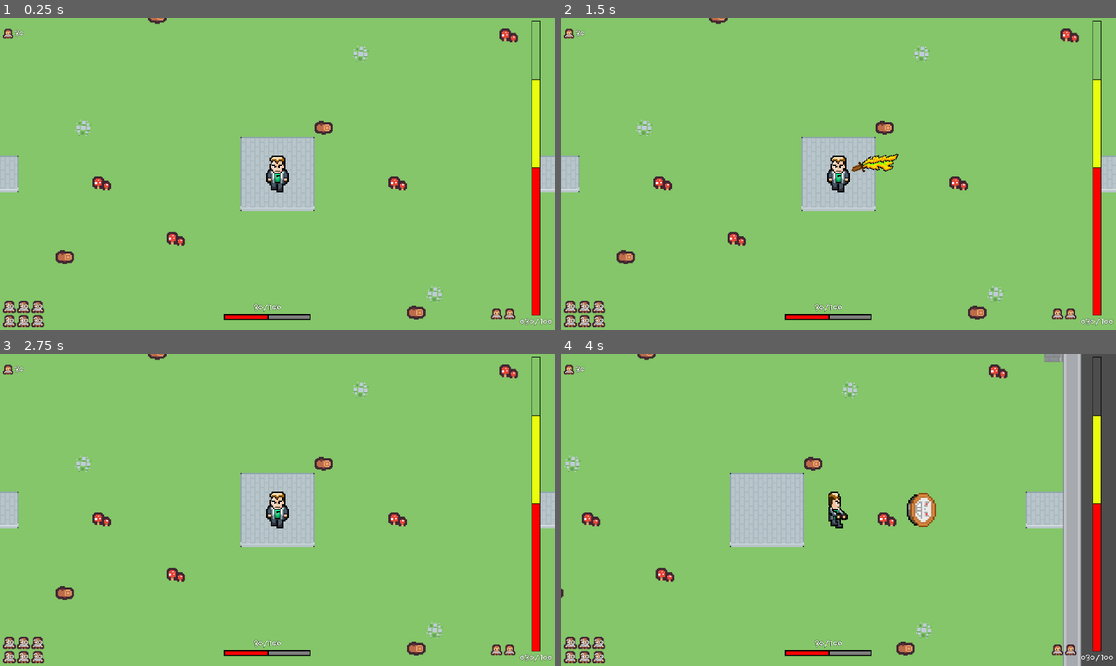
Above: before the commit, frames 1-4 (two rows, left to right).
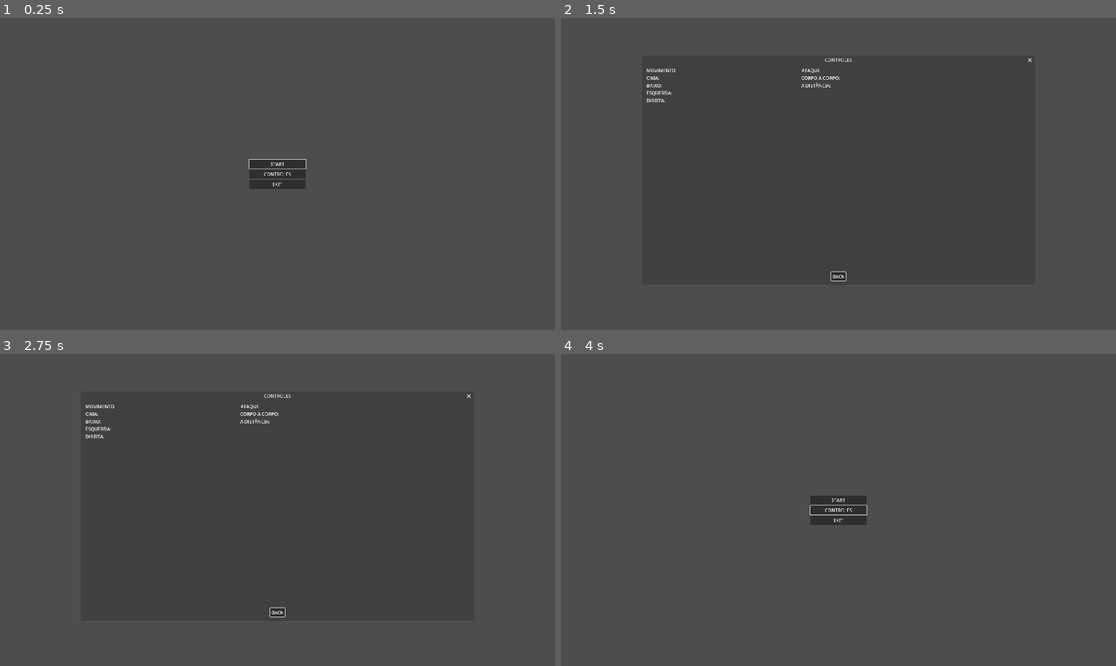
Above: after the commit, the same moments.

Repository: PhWoich/ggj-2024-manicomio
Game: Godot game, scene res://Menus/main_menu.tscn
Same seed, same stepped clock (60 frames per second), same inputs: the game is played once before the commit and once after it. Before the commit the project starts from res://Cenas/Principal/cena_principal.tscn.
Inputs (mouse positions are in pixels of both pictures, inside the frame that each line leads up to):
- Up to frame 1 (0.25 s): no input
- Up to frame 2 (1.5 s): click (838, 174) at 0.5 s, where only the run after the commit has a clickable "CONTROLES"; click (838, 164) at 1.25 s, where only the run after the commit has a clickable "START"
- Up to frame 3 (2.75 s): click (277, 500) at 2 s, where only the run after the commit has a clickable "START"
- Up to frame 4 (4 s): click (838, 612) at 2.75 s, where only the run after the commit has a clickable "BACK"; move the mouse to (960, 494) at 3.52 s; hold D (Jogador_direita) from 3.53 s (still down); right-click (960, 494) at 3.6 s

The runs differ from the first frame. In frame 1, 100% of the frame differs, in the area x 0-100%, y 0-100%; in frame 2, 100%; in frame 3, 100%; in frame 4, 95%.

Commit message:
Background e musica (Menu Principal)

Diff:
--- a/Map/map.tscn
+++ b/Map/map.tscn
@@ -4001,6 +4001,6 @@
 layer_0/name = "walls"
 layer_0/tile_data = PackedInt32Array(-786449, 1048578, 2, -720913, 1245186, 3, -655377, 1245186, 3, -589841, 1245186, 3 …(7653 unchanged characters)…
 layer_1/name = "base_ground"
-layer_1/tile_data = PackedInt32Array(983030, 0, 0, 983031, 0 …(4975 unchanged characters)… 0, 0, 0, -262144, 0, 0, -196608, 0, 0, -131072, 0, 0, -65536, 0, 0, 0, 0, 0, 65536, 0, 0, 13107 …(7283 unchanged characters)…
+layer_1/tile_data = PackedInt32Array(983030, 0, 0, 983031, 0 …(4975 unchanged characters)… 0, 0, 0, -262144, 0, 0, -196608, 0, 0, -65536, 0, 0, 0, 0, 0, 65536, 0, 0, 13107 …(7283 unchanged characters)…
 layer_2/name = " objects"
 layer_2/tile_data = PackedInt32Array(131070, 393218, 22, -131071, 524290, 19, 65537, 524290, 22, 0, 458754, 20, -1, 458 …(484 unchanged characters)…
--- a/Menus/main_menu.tscn
+++ b/Menus/main_menu.tscn
@@ -1,7 +1,9 @@
-[gd_scene load_steps=3 format=3 uid="uid://13grwkm8v35b"]
+[gd_scene load_steps=5 format=3 uid="uid://13grwkm8v35b"]
 
 [ext_resource type="Script" path="res://Menus/main_menu.gd" id="1_85u5c"]
 [ext_resource type="Script" path="res://Menus/ControlPopup.gd" id="2_ef33s"]
+[ext_resource type="AudioStream" uid="uid://b5yb4wnea38kc" path="res://Audio/Musica/TD_Gameplay_IntroEnding.mp3" id="3_mxwll"]
+[ext_resource type="Texture2D" uid="uid://bhie5r750grt2" path="res://Menus/Background_TS.png" id="4_m104n"]
 
 [node name="MainMenu" type="Control"]
 layout_mode = 3
@@ -12,7 +14,13 @@
 grow_vertical = 2
 script = ExtResource("1_85u5c")
 
+[node name="MarginContainer" type="MarginContainer" parent="."]
+layout_mode = 0
+offset_right = 1920.0
+offset_bottom = 1084.0
+
 [node name="VBoxContainer" type="VBoxContainer" parent="."]
+top_level = true
 layout_mode = 1
 anchors_preset = 8
 anchor_left = 0.5
@@ -33,7 +41,7 @@
 
 [node name="ControlsButton" type="Button" parent="VBoxContainer"]
 layout_mode = 2
-text = "CONTROLS"
+text = "CONTROLES"
 
 [node name="ExitButton" type="Button" parent="VBoxContainer"]
 layout_mode = 2
@@ -41,15 +49,43 @@
 text = "EXIT"
 
 [node name="AcceptDialog" type="AcceptDialog" parent="."]
-title = "CONTROLS"
+title = "CONTROLES"
 size = Vector2i(108, 184)
 ok_button_text = "BACK"
-dialog_text = "MOVEMENT
-UP:
-DOWN:
-LEFT:
-RIGHT:"
+dialog_text = "MOVIMENTO                                                                                                         	ATAQUE
+CIMA:                                                                                                        	              CORPO A CORPO:
+BAIXO:                                                                                                         	           A DISTÂNCIA:
+ESQUERDA:
+DIREITA:"
 script = ExtResource("2_ef33s")
+
+[node name="AudioStreamPlayer2D" type="AudioStreamPlayer2D" parent="."]
+stream = ExtResource("3_mxwll")
+autoplay = true
+
+[node name="TS_Title" type="TextureRect" parent="."]
+layout_mode = 0
+offset_left = 336.0
+offset_top = 53.0
+offset_right = 1614.0
+offset_bottom = 217.0
+
+[node name="TS_Background" type="TextureRect" parent="."]
+modulate = Color(1, 1, 1, 0.631373)
+clip_contents = true
+layout_direction = 1
+layout_mode = 1
+anchors_preset = 5
+anchor_left = 0.5
+anchor_right = 0.5
+offset_left = -372.0
+offset_top = -29.0
+offset_right = 110.0
+offset_bottom = 526.0
+grow_horizontal = 2
+scale = Vector2(2, 2)
+texture = ExtResource("4_m104n")
+stretch_mode = 3
 
 [connection signal="pressed" from="VBoxContainer/StartButton" to="." method="_on_start_button_pressed"]
 [connection signal="pressed" from="VBoxContainer/ControlsButton" to="AcceptDialog" method="_on_controls_button_pressed"]
--- a/project.godot
+++ b/project.godot
@@ -11,15 +11,15 @@
 [application]
 
 config/name="Manicomio"
-run/main_scene="res://Cenas/Principal/cena_principal.tscn"
+run/main_scene="res://Menus/main_menu.tscn"
 config/features=PackedStringArray("4.2", "Forward Plus")
 config/icon="res://icon.svg"
+run/size/resizable=false
 
 [display]
 
 window/size/viewport_width=1920
 window/size/viewport_height=1080
-window/size/resizable=false
 
 [input]
 
